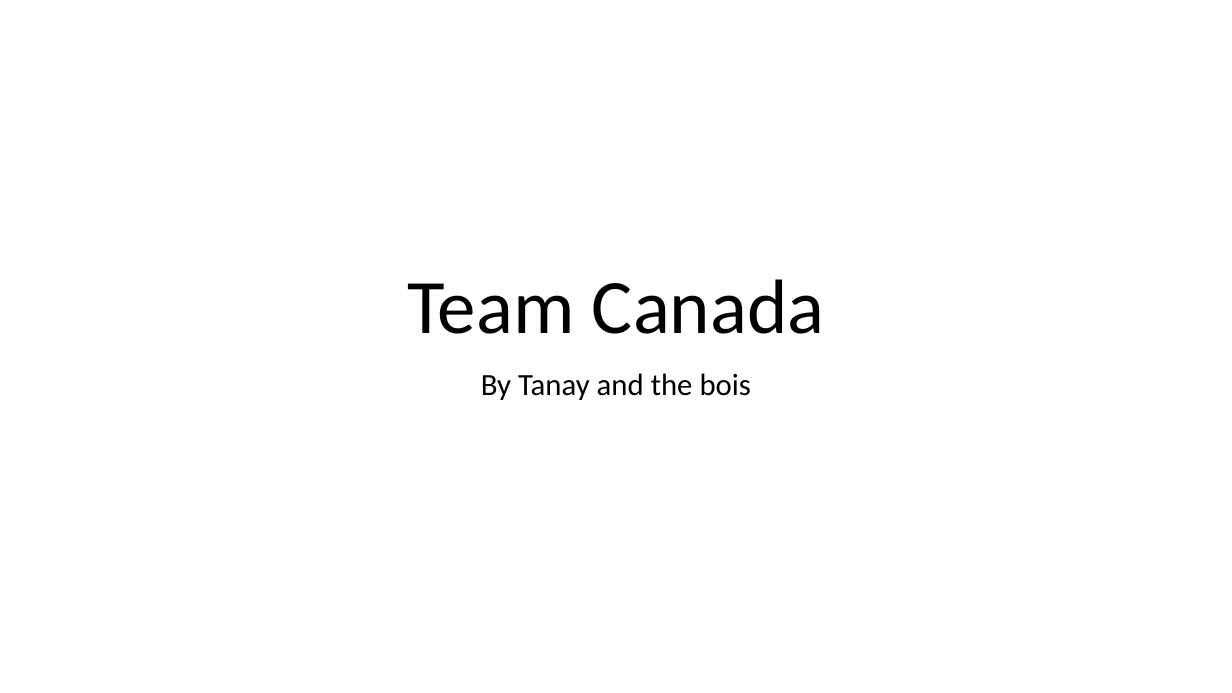
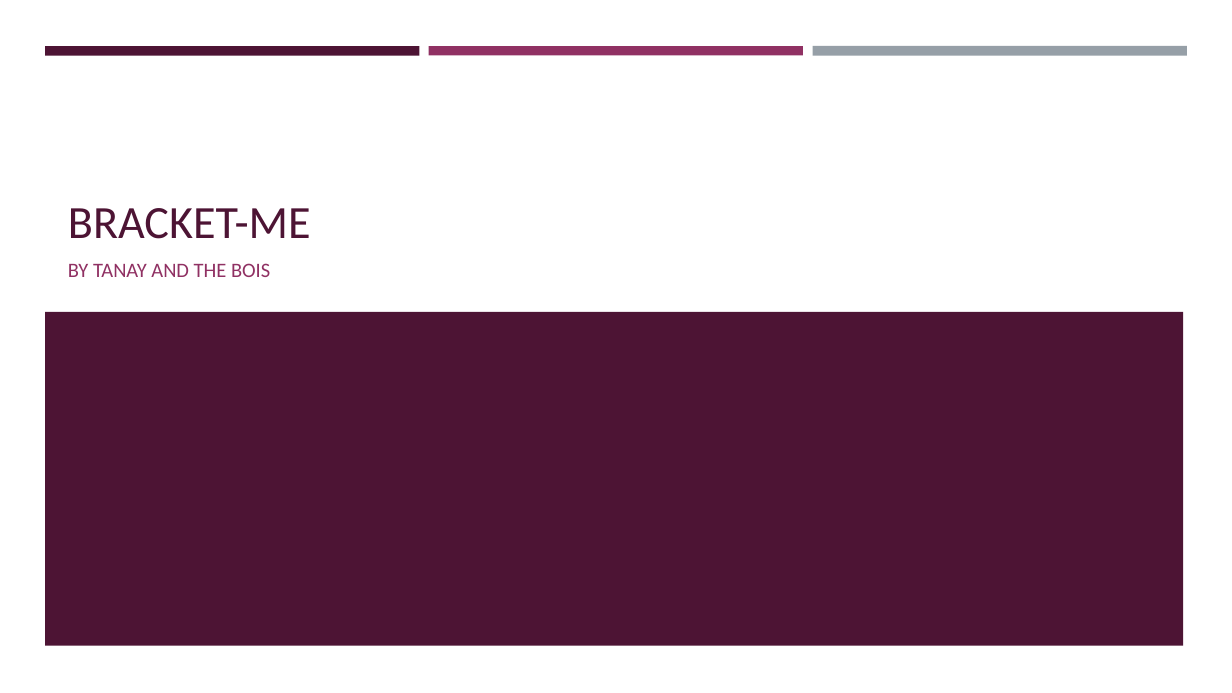
Before and after one commit to tanay97/WEC2019, a slide deck: slide 1 of presentation.pptx. Drawn at 1232x693 pixels with LibreOffice and Linux fonts; fonts in the diff are those of the drawing. Boxes give left, top, right and bottom in pixels: in the first picture for what was removed or moved away, otherwise in the second. Text is boxed around its words. In the diff, an @@ line names an element or a change of style, - is before the commit and + after.

```diff
--- a/presentation.pptx
+++ b/presentation.pptx
@@ rectangle added at box(45, 46, 420, 55), fill #4D1434 @@
@@ rectangle added at box(429, 46, 803, 55), fill #903163 @@
@@ rectangle added at box(812, 46, 1187, 56), fill #969FA7 @@
@@ title at box(68, 208, 311, 239): text changed; size 60 to 36 pt; text colour #000000 to #4D1434 @@
-Team Canada
+BRACKET-ME
@@ subtitle at box(68, 263, 270, 277): text changed; size 24 to 16 pt; text colour #000000 to #903163 @@
-By Tanay and the bois
+BY TANAY AND THE BOIS
@@ rectangle added at box(45, 311, 1184, 645), fill #4D1434 @@
```
Also in this commit, not shown: 1 other slide changed, 4 slides added, 3 slides removed.
